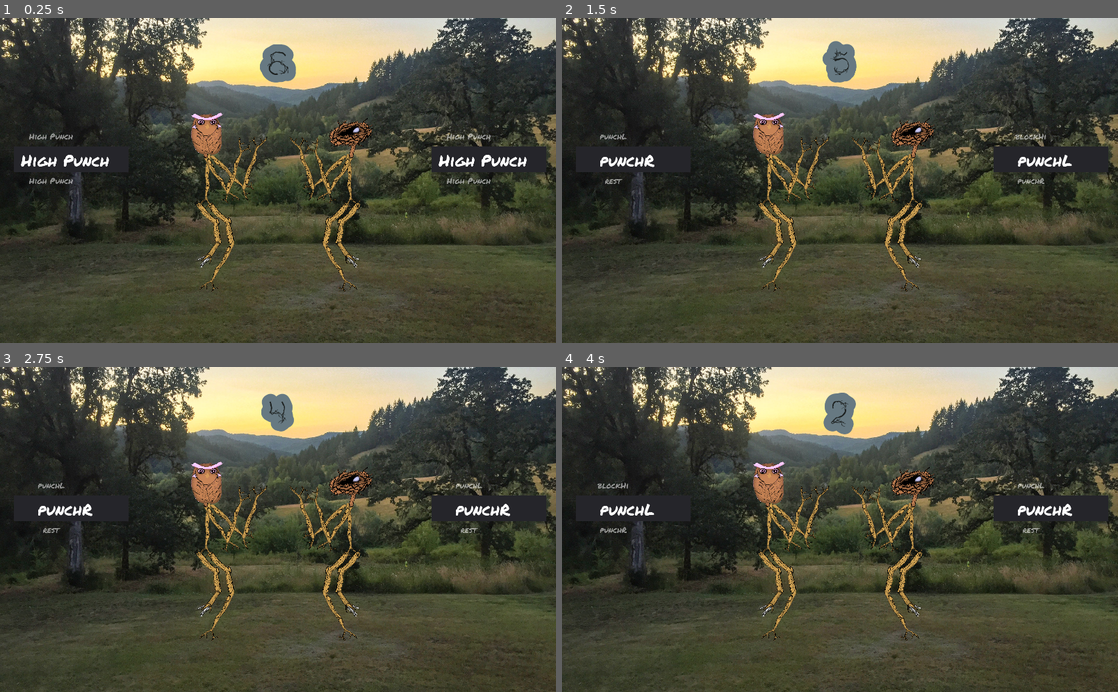
Above: before the commit, frames 1-4 (two rows, left to right).
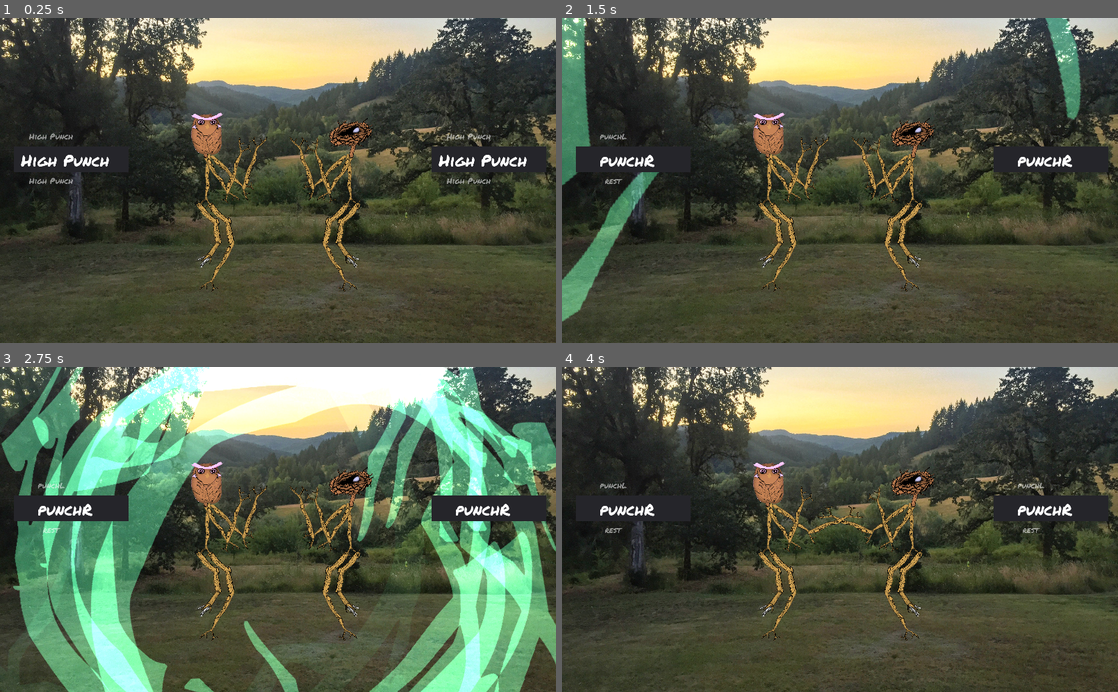
Above: after the commit, the same moments.

Repository: thesage1014/pigsSSJomt
Game: Godot game, scene res://sticky.tscn
Same seed, same stepped clock (60 frames per second), same inputs: the game is played once before the commit and once after it.
Inputs:
- Up to frame 1 (0.25 s): no input
- Up to frame 2 (1.5 s): tap Enter (ui_accept) at 0.5, 0.77, 1.25 s; tap Left (p1_a) at 0.6 s; tap Up (p1_b) at 1.35 s
- Up to frame 3 (2.75 s): tap Enter (ui_accept) at 1.52 s; tap Down (p1_c) at 2.1 s
- Up to frame 4 (4 s): tap A (p2_a) at 2.85 s; tap Enter (ui_accept) at 3.02, 3.77 s; tap E (p2_b) at 3.6 s

The runs differ from the first frame. In frame 1, 0.6% of the frame differs, in the area x 46-54%, y 8-20%; in frame 2, 5.8%; in frame 3, 46%, in the area x 0-100%, y 0-100%; in frame 4, 1.5%.

Commit message:
timer animation and improvements

Diff:
--- a/Fighter.tscn
+++ b/Fighter.tscn
@@ -1059,3 +1059,5 @@
 anims/kickR = SubResource( 6 )
 anims/punchL = SubResource( 7 )
 anims/punchR = SubResource( 8 )
+[connection signal="on_player_selected" from="." to="AttackRoller" method="_on_Fighter1_on_player_selected"]
+[connection signal="on_send_attack" from="." to="AttackRoller" method="_on_Fighter1_on_send_attack"]
--- /dev/null
+++ b/assets/add.tres
@@ -0,0 +1,4 @@
+[gd_resource type="CanvasItemMaterial" format=2]
+
+[resource]
+blend_mode = 1
--- a/scripts/AttackRoller.gd
+++ b/scripts/AttackRoller.gd
@@ -34,3 +34,13 @@
 		get_node("DownAttack").text = attacks[attacks.size()-1]
 	else:
 		get_node("DownAttack").text = attacks[newAttack-1]
+
+
+func _on_Fighter1_on_player_selected():
+	get_node("UpAttack").visible = false
+	get_node("DownAttack").visible = false
+
+
+func _on_Fighter1_on_send_attack():
+	get_node("UpAttack").visible = true
+	get_node("DownAttack").visible = true
--- a/scripts/BattleTimer.gd
+++ b/scripts/BattleTimer.gd
@@ -20,12 +20,26 @@
 		timeLeft -= delta
 
 	get_node("Label").text = str(int(timeLeft))
-
 	if(timeLeft <= 0):
 		triggerAttack()
+	elif(timeLeft < timePerRound*3/4):
+		get_node("Spinner").visible = true
+		get_node("Spinner").scale = (Vector2.ONE*(timeLeft/timePerRound*7))
+		get_node("Spinner").transform = get_node("Spinner").transform.rotated(-.1)
+	else:
+		get_node("Spinner").visible = false
 
 func triggerAttack():
 	emit_signal("on_timed_attack")
 	timePerRound -= 1
-	timeLeft = timePerRound
+	timeLeft = timePerRound+1
 	playerChose = false
+
+
+
+func _on_Fighter1_on_player_selected():
+	playerChose = true
+
+
+func _on_Fighter2_on_player_selected():
+	playerChose = true
--- a/scripts/Fighter1.gd
+++ b/scripts/Fighter1.gd
@@ -19,8 +19,10 @@
 export var playerNumber = 1
 export var hitPoints = 100
 var btn = []
+var alreadySelected = false
 signal on_update_roller
 signal on_player_selected
+signal on_send_attack
 #export(NodePath) onready var timer = get_node("Timer")
 # Called when the node enters the scene tree for the first time.
 func _ready():
@@ -42,23 +44,26 @@
 
 
 	if  MoveList.size() > 0 && event.is_action_pressed(btn[0]) :
+		alreadySelected = true
 		emit_signal("on_player_selected")
 
-
-	elif event.is_action_released(btn[1]):
-		nextMove += 1
-		CheckLength()
-		#print(MoveList[nextMove])
-	elif event.is_action_released(btn[2]):
-		nextMove -= 1
-		CheckLength()
-		#print(MoveList[nextMove])
+	if(not alreadySelected):
+		if event.is_action_released(btn[1]):
+			nextMove += 1
+			CheckLength()
+			#print(MoveList[nextMove])
+		elif event.is_action_released(btn[2]):
+			nextMove -= 1
+			CheckLength()
+			#print(MoveList[nextMove])
 
 	CheckLength()
 	if MoveList.size() > 0 :
 		emit_signal("on_update_roller",MoveList,nextMove)
 
 func sendAttack():
+	emit_signal("on_send_attack")
+	alreadySelected = false
 	get_node("Skeleton/AnimationPlayer").current_animation = MoveList[nextMove]
 	if usedOnce.has(MoveList[nextMove]) :
 		usedOnce.remove(MoveList[nextMove])
--- a/sticky.tscn
+++ b/sticky.tscn
@@ -1,8 +1,10 @@
-[gd_scene load_steps=6 format=2]
+[gd_scene load_steps=9 format=2]
 
 [ext_resource path="res://assets/bg.jpg" type="Texture" id=1]
 [ext_resource path="res://scripts/BattleTimer.gd" type="Script" id=2]
-[ext_resource path="res://Fighter.tscn" type="PackedScene" id=3]
+[ext_resource path="res://assets/add.tres" type="Material" id=3]
+[ext_resource path="res://assets/circle.png" type="Texture" id=4]
+[ext_resource path="res://Fighter.tscn" type="PackedScene" id=5]
 
 [sub_resource type="DynamicFontData" id=1]
 font_path = "res://assets/AUTUMN.ttf"
@@ -15,6 +17,10 @@
 use_filter = true
 extra_spacing_top = -50
 font_data = SubResource( 1 )
+
+[sub_resource type="Gradient" id=3]
+offsets = PoolRealArray( 0, 0.15894, 0.695364, 1 )
+colors = PoolColorArray( 1, 1, 1, 0, 1, 1, 1, 1, 1, 1, 1, 1, 1, 1, 1, 0 )
 
 [node name="World" type="Node2D"]
 position = Vector2( 695.063, 493.638 )
@@ -29,6 +35,7 @@
 expand = true
 
 [node name="Timer" type="Node2D" parent="."]
+position = Vector2( -324.276, -331.492 )
 script = ExtResource( 2 )
 
 [node name="Label" type="Label" parent="Timer"]
@@ -44,12 +51,38 @@
 align = 1
 valign = 1
 
-[node name="Fighter1" parent="." instance=ExtResource( 3 )]
+[node name="Spinner" type="Sprite" parent="Timer"]
+modulate = Color( 1, 1, 1, 0.486275 )
+material = ExtResource( 3 )
+position = Vector2( 0.088623, 1.14282 )
+texture = ExtResource( 4 )
+offset = Vector2( -46.0549, 8.01324 )
+
+[node name="CPUParticles2D" type="CPUParticles2D" parent="Timer/Spinner"]
+material = ExtResource( 3 )
+amount = 4
+texture = ExtResource( 4 )
+emission_shape = 1
+emission_sphere_radius = 35.41
+spread = 180.0
+gravity = Vector2( 0, 0 )
+initial_velocity = 322.58
+initial_velocity_random = 1.0
+angular_velocity = 92.9
+angular_velocity_random = 1.0
+angle = 720.0
+angle_random = 1.0
+scale_amount = 1.1
+color_ramp = SubResource( 3 )
+
+[node name="Fighter1" parent="." instance=ExtResource( 5 )]
 position = Vector2( -110.194, -6.64807 )
 
-[node name="Fighter2" parent="." instance=ExtResource( 3 )]
+[node name="Fighter2" parent="." instance=ExtResource( 5 )]
 position = Vector2( -618.799, -6.64807 )
 scale = Vector2( -1, 1 )
 playerNumber = 2
+[connection signal="on_timed_attack" from="Timer" to="Fighter2" method="_on_Timer_on_timed_attack"]
 [connection signal="on_timed_attack" from="Timer" to="Fighter1" method="_on_Timer_on_timed_attack"]
-[connection signal="on_timed_attack" from="Timer" to="Fighter2" method="_on_Timer_on_timed_attack"]
+[connection signal="on_player_selected" from="Fighter1" to="Timer" method="_on_Fighter1_on_player_selected"]
+[connection signal="on_player_selected" from="Fighter2" to="Timer" method="_on_Fighter2_on_player_selected"]
Binary file added: assets/circle.png
Not shown, added: assets/circle.png.import
